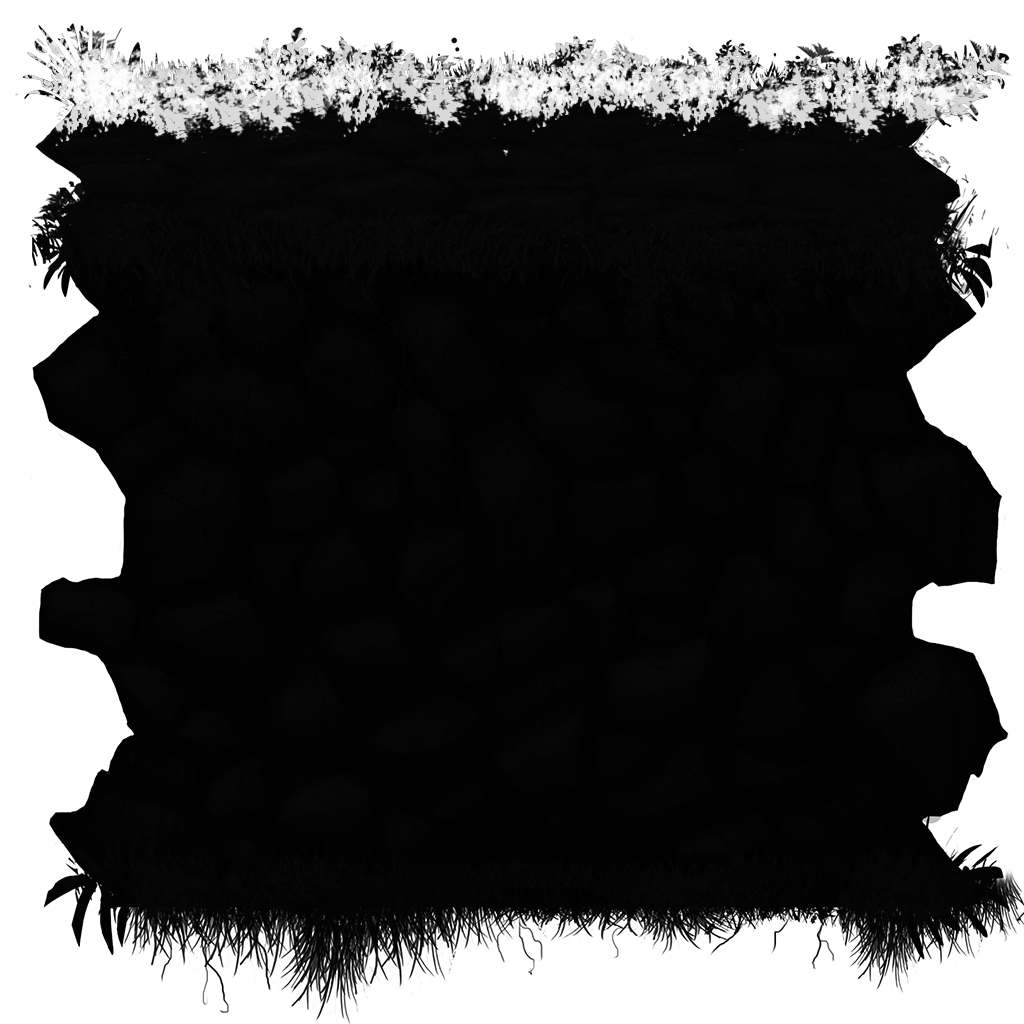
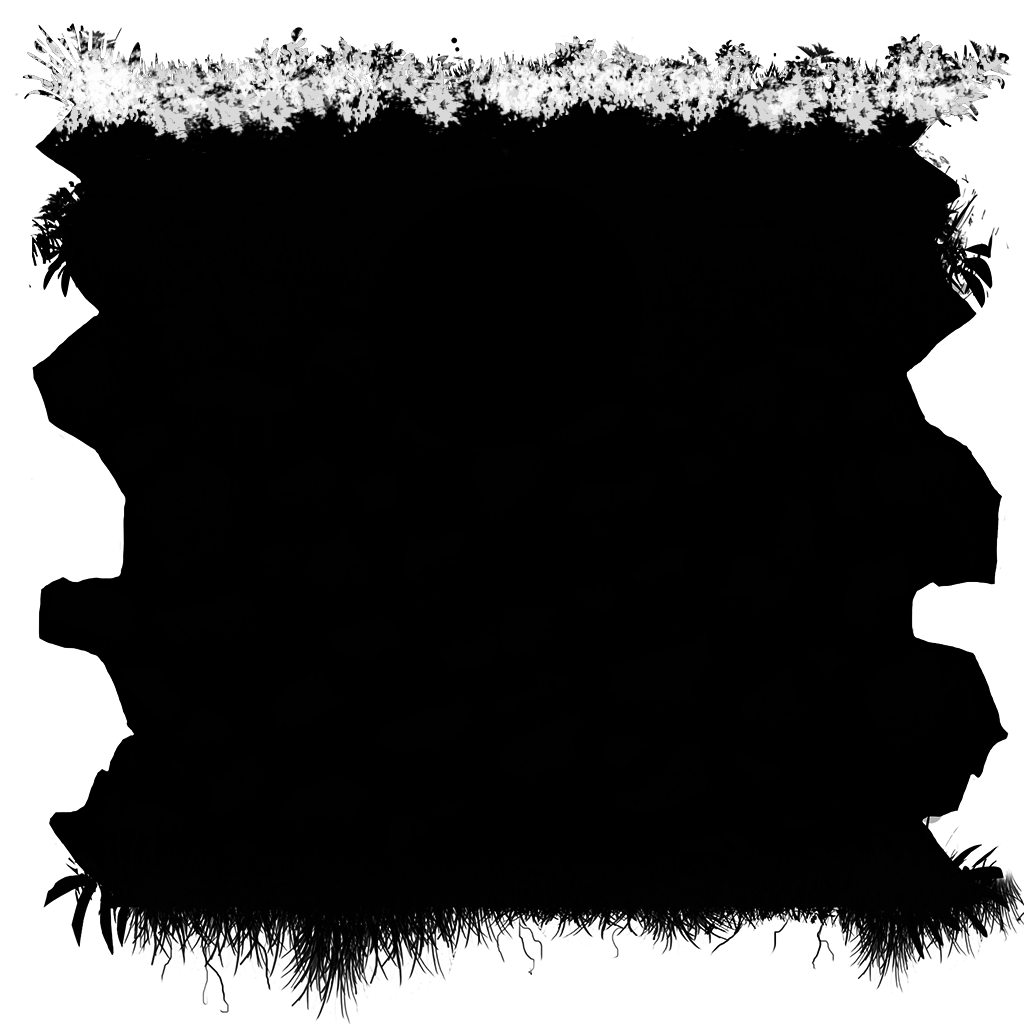
Before/after of a 1024 x 1024 layered artwork. What changed in the layer stack:
painted on "ModularMid.png" over box(15, 23, 1021, 980)
